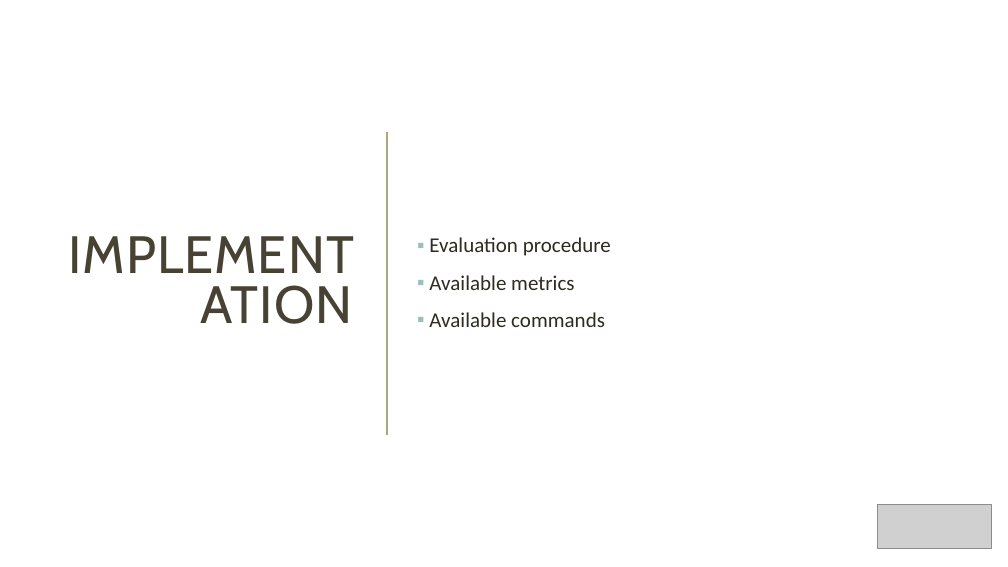
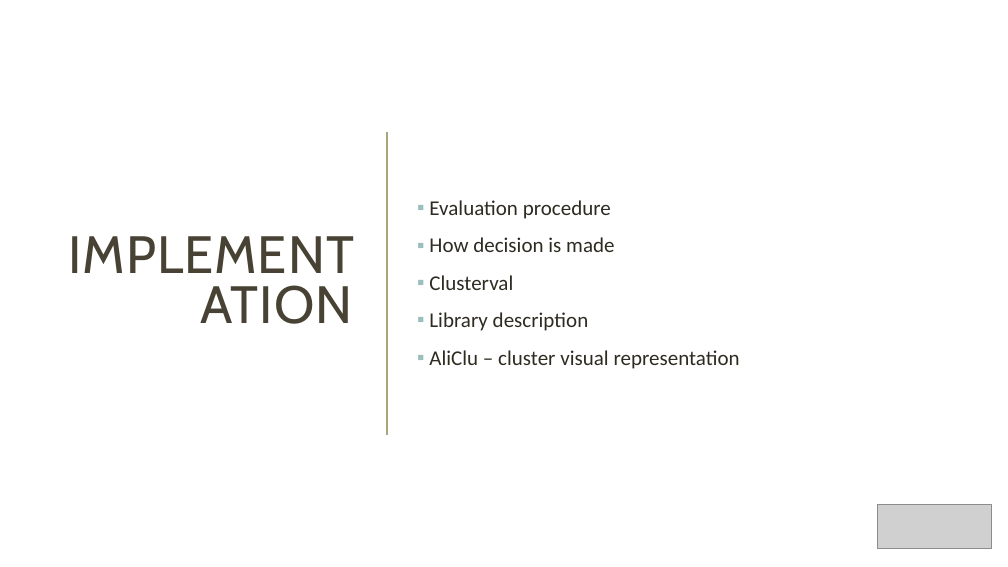
Before and after one commit to Nuno09/MscThesis, a slide deck: slide 19 of Dissertacao/apresentação_tese.pptx (slide 20 before the commit). Drawn at 1008x567 pixels with LibreOffice and Linux fonts; fonts in the diff are those of the drawing; grey boxes stand for pictures. Boxes give left, top, right and bottom in pixels: in the first picture for what was removed or moved away, otherwise in the second. Text is boxed around its words. In the diff, an @@ line names an element or a change of style, - is before the commit and + after.

```diff
--- a/Dissertacao/apresentação_tese.pptx
+++ b/Dissertacao/apresentação_tese.pptx
@@ text at (429,237,740,369): text changed @@
-▪ Available metrics
-▪ Available commands
+▪ How decision is made
+▪ Clusterval
+▪ Library description
+▪ AliClu – cluster visual representation
```
Also in this commit, not shown: 6 other slides changed, 9 slides added, 4 slides removed.
